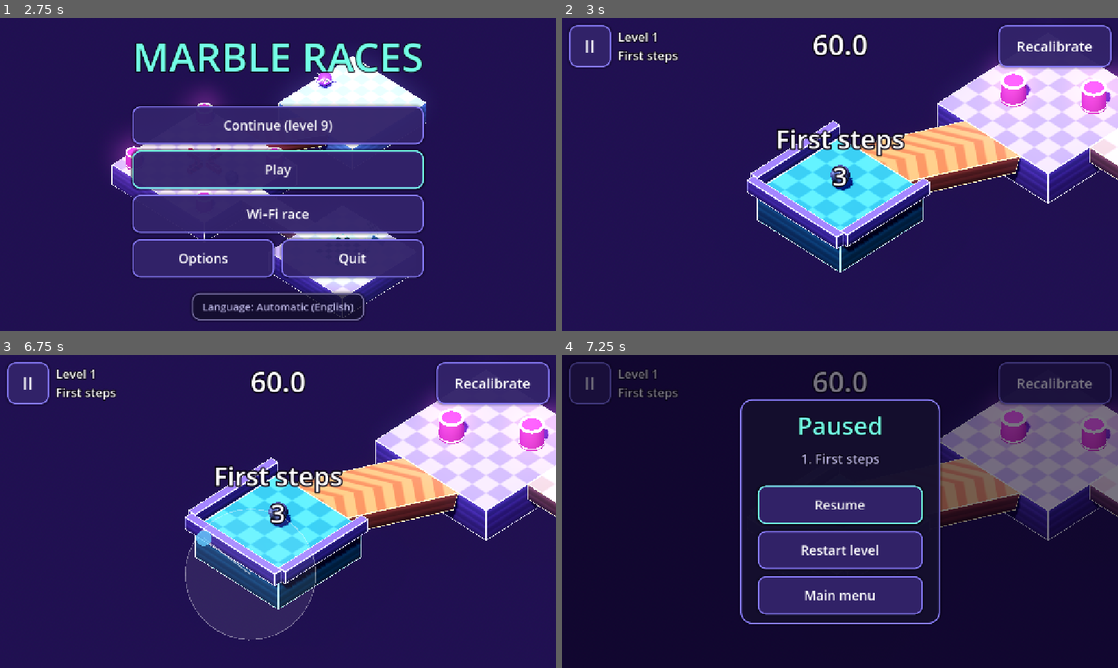
Above: before the commit, frames 1-4 (two rows, left to right).
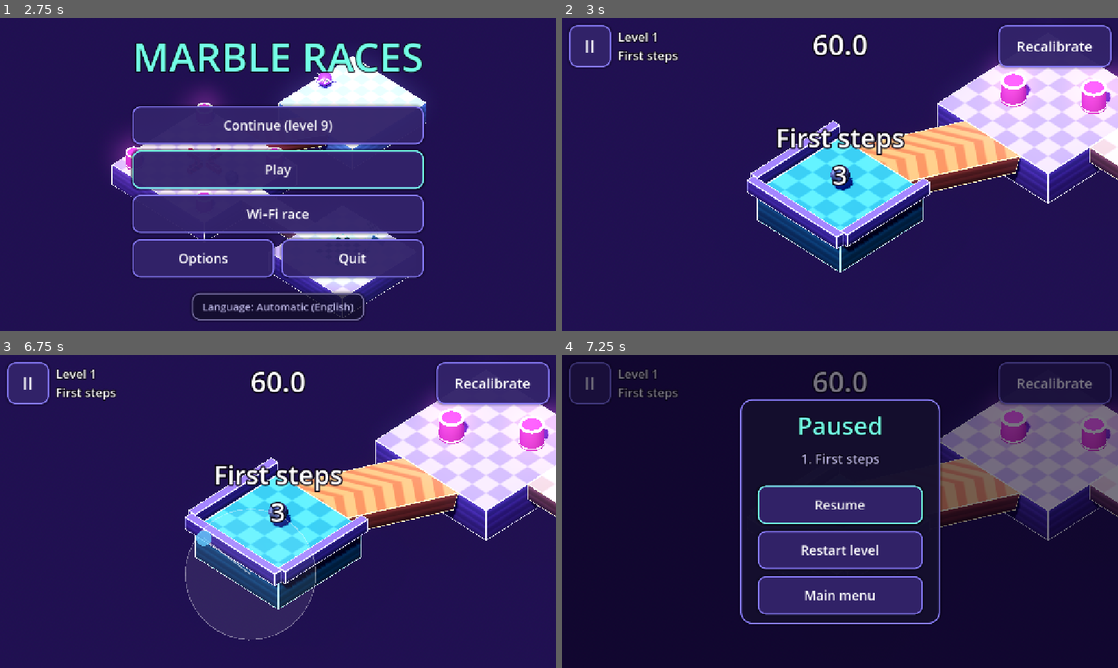
Above: after the commit, the same moments.

Repository: HernanDiaz/carreras-de-canicas
Game: Godot game, scene res://tools/smoke_test.tscn
The game is run twice, just before and just after one commit, with the same random seed, the same clock (stepped at 60 frames per second) and the same inputs. This scene is started directly instead of the project's main scene.
Inputs (mouse positions are in pixels of both pictures, inside the frame that each line leads up to):
- Up to frame 1 (2.75 s): click "Reiniciar nível" at 0.5 s; click "Начать уровень заново" at 1.25 s; move the mouse to (400, 158) at 2.02 s; hold Right (ui_right) from 2.03 s (still down); tap R at 2.1 s; click (400, 158) at 2.17 s
- Up to frame 2 (3 s): release Right (ui_right) at 2.75 s; click "Play" at 2.75 s
- Up to frame 3 (6.75 s): click "Restart level" at 3.5 s; click "Recommencer le niveau" at 4.25 s; drag from (166, 527) to (250, 574) at 5.02 s; move the mouse to (333, 442) at 5.77 s; hold Right (ui_right) 5.78-6.5 s; tap R at 5.85 s; click (333, 442) at 5.92 s; drag from (250, 574) to (111, 464) at 6.52 s
- Up to frame 4 (7.25 s): no input

Frame 1 is identical in both runs. In frame 2, 0.9% of the frame differs, in the area x 38-62%, y 34-54%; in frame 3, 0.9%; in frame 4, nothing differs.
Error before the commit: Invalid access to property or key 'process_frame' on a base object of type 'null instance'. (res://tools/smoke_test.gd:545)
Error after the commit: Invalid access to property or key 'process_frame' on a base object of type 'null instance'. (res://tools/smoke_test.gd:562)

Commit message:
Avisos: parten líneas para no salirse de la pantalla (la pista de controles medía ~1500 px)
Co-Authored-By: Claude Opus 5.5 <noreply@anthropic.com>

Diff:
--- a/scenes/game.tscn
+++ b/scenes/game.tscn
@@ -89,9 +89,9 @@
 anchor_top = 0.5
 anchor_right = 0.5
 anchor_bottom = 0.5
-offset_left = -450.0
+offset_left = -560.0
 offset_top = -130.0
-offset_right = 450.0
+offset_right = 560.0
 offset_bottom = 50.0
 grow_horizontal = 2
 grow_vertical = 2
@@ -99,6 +99,7 @@
 theme_override_font_sizes/font_size = 60
 horizontal_alignment = 1
 vertical_alignment = 1
+autowrap_mode = 3
 
 [node name="DebugLabel" type="Label" parent="HUD/Root"]
 layout_mode = 1
--- a/tools/smoke_test.gd
+++ b/tools/smoke_test.gd
@@ -485,6 +485,23 @@
 		if game._start_hint() != "":
 			_failures.append("nivel 1: en carrera no debe haber pista")
 		game.race = false
+		# Los avisos grandes (¡Ya! + pista, nombre del nivel) caben en pantalla en todos los idiomas.
+		var label: Label = game.message_label
+		for locale in TranslationServer.get_loaded_locales():
+			TranslationServer.set_locale(locale)
+			for text in [tr("GO") + "
+" + tr("MOUSE_HINT"), tr("GO") + "
+" + tr("TILT_HINT"),
+					"%s
+3" % tr(GameState.LEVELS[8].name), tr("HOLD_FMT") % 3]:
+				label.text = text
+				label.size = Vector2(label.offset_right - label.offset_left, 0.0)
+				var need := Vector2(maxf(label.size.x, label.get_minimum_size().x), label.get_minimum_size().y)
+				if need.x > 1280.0 or need.y > 400.0:
+					_failures.append("aviso (%s) mide %s y no cabe: %s" % [locale, need, text.replace("
+", " / ")])
+		GameState.apply_language()
+		label.visible = false
 		var time_before: float = game.time_left
 		for case in [[60.0, "60.0", false], [9.96, "10.0", false], [9.9, "9.9", true], [0.04, "0.1", true], [0.0, "0.0", true]]:
 			game.time_left = case[0]
